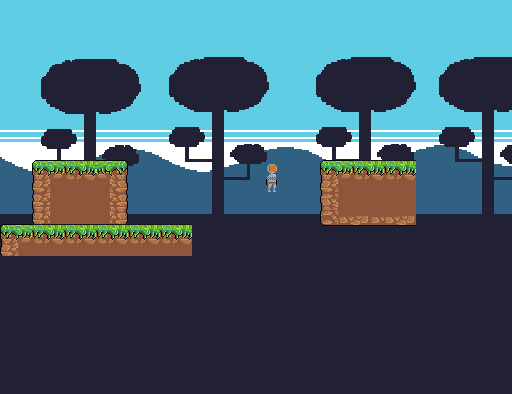
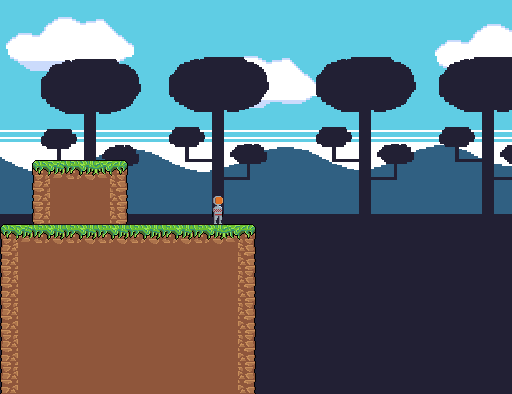
Revision of a layered 512 x 394 image; what changed, layer by layer:
painted on "Layer #3" over [0, 160, 416, 394]
painted on "Layer #5" over [212, 164, 277, 224]
painted on "Layer" over [6, 17, 512, 108]
added layer "Layer #6" in group "Layer Group" over [6, 17, 512, 108]
